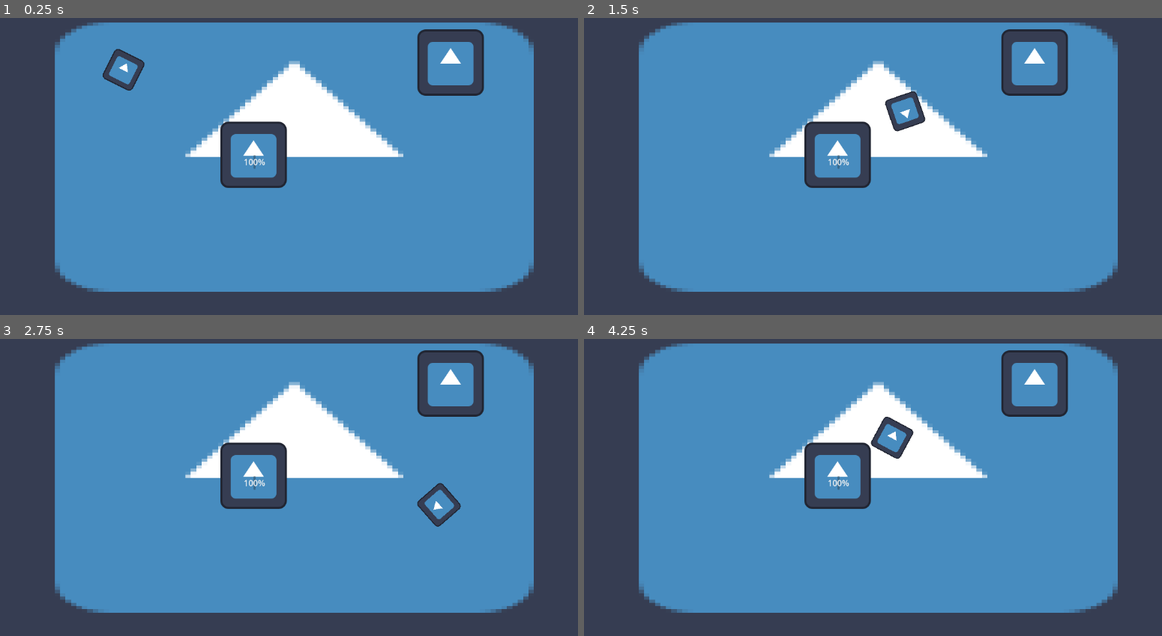
Above: before the commit, frames 1-4 (two rows, left to right).
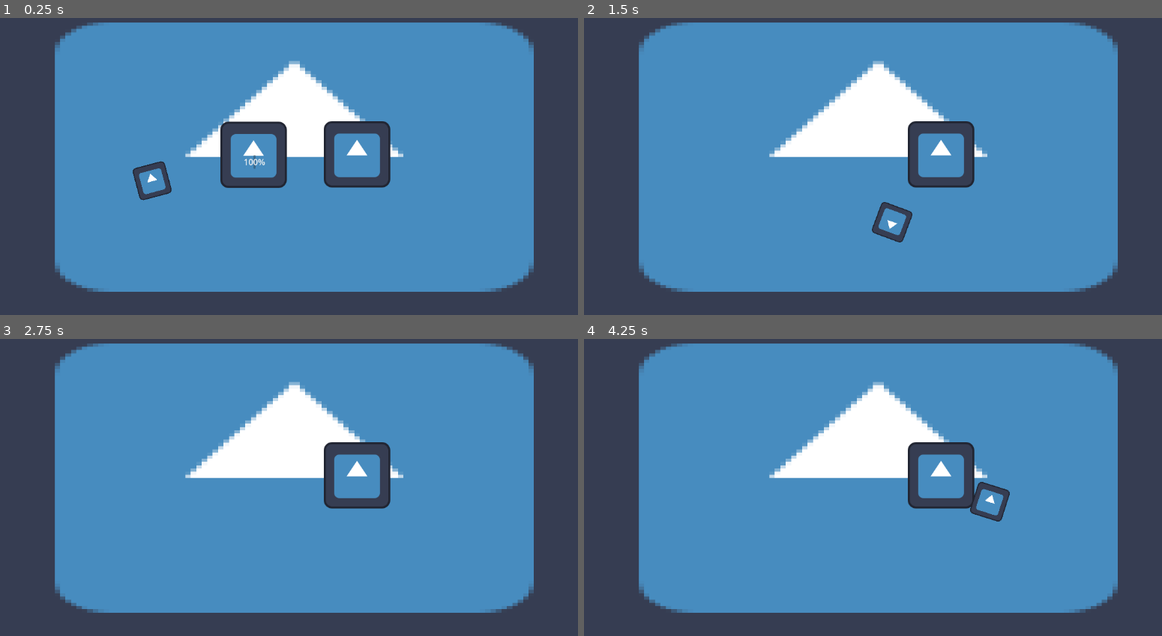
Above: after the commit, the same moments.

Repository: willsattanuparp/Raid-Panic
Game: Godot game, scene res://Scenes/test_level.tscn
Two runs of this game, one before a commit and one after it. Both use one fixed random seed, a clock stepped at 60 frames per second and the inputs below. The engine's default icon, where the game draws it, is replaced by a stand-in: a white triangle on a blue panel in a dark square.
Inputs (mouse positions are in pixels of both pictures, inside the frame that each line leads up to):
- Up to frame 1 (0.25 s): no input
- Up to frame 2 (1.5 s): tap Enter at 0.5 s; move the mouse to (994, 130) at 0.52 s; hold D (Right) 0.53-1.28 s; hold Shift (Dodge) 0.53-1.28 s; click (994, 130) at 0.8 s; move the mouse to (740, 163) at 1.27 s; hold S (Down) from 1.28 s (still down); click (740, 163) at 1.35 s
- Up to frame 3 (2.75 s): tap Shift (Dodge) at 1.55 s; move the mouse to (341, 395) at 2.02 s; release S (Down) at 2.03 s; hold D (Right) from 2.03 s (still down); hold Shift (Dodge) from 2.03 s (still down); click (341, 395) at 2.3 s
- Up to frame 4 (4.25 s): move the mouse to (832, 535) at 2.77 s; release D (Right) at 2.78 s; release Shift (Dodge) at 2.78 s; hold W (Up) 2.78-3.53 s; click (832, 535) at 2.85 s; tap Shift (Dodge) at 3.05 s; move the mouse to (1040, 517) at 3.52 s; hold A (Left) from 3.53 s (still down); hold Shift (Dodge) from 3.53 s (still down); click (1040, 517) at 3.8 s

The runs differ from the first frame. In frame 1, 4.3% of the frame differs, in the area x 17-84%, y 3-62%; in frame 2, 6.5%; in frame 3, 5.9%; in frame 4, 6.5%, in the area x 38-84%, y 3-62%.

Commit message:
implemented wall hanging/sliding mechanic and changed player hitbox to a circle

Diff:
--- a/raid-panic/Scenes/player.tscn
+++ b/raid-panic/Scenes/player.tscn
@@ -4,8 +4,8 @@
 [ext_resource type="Texture2D" uid="uid://dxbvsld3sfkc0" path="res://icon.svg" id="2_bm7vx"]
 [ext_resource type="PackedScene" uid="uid://ctmuygrl3apcm" path="res://Scenes/Weapons/knife.tscn" id="3_d8gpv"]
 
-[sub_resource type="RectangleShape2D" id="RectangleShape2D_o2owg"]
-size = Vector2(62, 62)
+[sub_resource type="CircleShape2D" id="CircleShape2D_xs6um"]
+radius = 31.0
 
 [node name="Player" type="CharacterBody2D" groups=["Player"]]
 collision_mask = 14
@@ -16,7 +16,7 @@
 texture = ExtResource("2_bm7vx")
 
 [node name="EntityHitbox" type="CollisionShape2D" parent="."]
-shape = SubResource("RectangleShape2D_o2owg")
+shape = SubResource("CircleShape2D_xs6um")
 
 [node name="Timers" type="Node" parent="."]
 
--- a/raid-panic/Scenes/test_level.tscn
+++ b/raid-panic/Scenes/test_level.tscn
@@ -1,9 +1,10 @@
-[gd_scene load_steps=5 format=3 uid="uid://bvrnyabtx35jj"]
+[gd_scene load_steps=6 format=4 uid="uid://bvrnyabtx35jj"]
 
 [ext_resource type="Texture2D" uid="uid://dxbvsld3sfkc0" path="res://icon.svg" id="1_4c7jm"]
 [ext_resource type="PackedScene" uid="uid://ca4bee8aroijk" path="res://Scenes/player.tscn" id="2_ohf4e"]
 [ext_resource type="PackedScene" uid="uid://bninn6i3qsydk" path="res://Scenes/Objects/object.tscn" id="3_vs14j"]
 [ext_resource type="PackedScene" uid="uid://1qnuetij5vs7" path="res://Scenes/Objects/table.tscn" id="4_j1eqs"]
+[ext_resource type="TileSet" uid="uid://brbowl1q48hp6" path="res://Scenes/Tileset/PlaceholderTileset.tres" id="5_msmyy"]
 
 [node name="TestLevel" type="Node2D"]
 
@@ -13,10 +14,14 @@
 texture = ExtResource("1_4c7jm")
 
 [node name="Object" parent="." instance=ExtResource("3_vs14j")]
-position = Vector2(907, 161)
+position = Vector2(727, 338)
 
 [node name="Table" parent="." instance=ExtResource("4_j1eqs")]
 position = Vector2(528, 339)
 
 [node name="Player" parent="." instance=ExtResource("2_ohf4e")]
-position = Vector2(278, 175)
+position = Vector2(333, 389)
+
+[node name="TileMapLayer" type="TileMapLayer" parent="." groups=["Wall"]]
+tile_map_data = PackedByteArray("AAAAAAAAAQAAAAcAAAABAAAAAQAAAAYAAAABAAEAAQAAAAYAAAACAAAAAQABAAcAAAACAAEAAQABAAgAAAAAAAEAAQAAAAgAAAA=")
+tile_set = ExtResource("5_msmyy")
--- a/raid-panic/Scripts/breakable_component.gd
+++ b/raid-panic/Scripts/breakable_component.gd
@@ -12,4 +12,11 @@
 	$HealthBar.value = health
 	print(health)
 	if health <= 0:
-		get_parent().queue_free()
+		destroy()
+
+func set_bar_position(pos):
+	$HealthBar.pos = pos
+
+#TODO: make this more animated
+func destroy():
+	get_parent().queue_free()
--- a/raid-panic/Scripts/player.gd
+++ b/raid-panic/Scripts/player.gd
@@ -5,9 +5,9 @@
 #var can_secondary: bool = true
 var can_dodge: bool = true
 var can_direction: bool = true
+var is_dodging = false
 var direction: Vector2 = Vector2.ZERO
 var last_direction: Vector2 = Vector2.RIGHT
-var dodge_speed_multiplier: float = 1.5
 var diagonal: Vector2 = Vector2.RIGHT
 var direction_timer: float = .1
 
@@ -17,6 +17,7 @@
 @export var speed: float = 400
 var initial_speed: float
 
+var dodge_speed = speed * 1.5
 
 var on_fire: bool = false
 
@@ -24,6 +25,8 @@
 var parkour_body: GameObject = null
 var distance_to_parkour = 0
 var direction_to_parkour = 0
+
+var is_hanging = false
 
 var color_modifiers: Dictionary = {
 	"Default":Color.WHITE,
@@ -58,7 +61,11 @@
 			last_direction = direction
 #	print(direction)
 	velocity = (direction * speed) # + knockback
-	move_and_slide()
+	if move_and_slide():
+		#if dodging into a wall enter hanging
+		if get_last_slide_collision().get_collider().is_in_group("Wall") and is_dodging:
+			print("entering hanging")
+			enter_hanging()
 	#knockback = lerp(knockback,Vector2.ZERO,0.1)
 	#Globals.player_pos = global_position
 
@@ -72,7 +79,8 @@
 		#can_secondary = false
 		#$Timers/SecondaryTimer.start()
 		##side_weapon.slash()
-
+	if is_hanging and Input.is_action_pressed("Hit"):
+		exit_hanging((get_global_mouse_position() - global_position).normalized())
 	if Input.is_action_pressed("Dodge") and can_dodge:
 		dodge()
 #
@@ -98,6 +106,24 @@
 		#body.knockback = (body.global_position - global_position).normalized() * side_weapon.item_push_rate
 
 
+func enter_hanging():
+	can_direction = false
+	is_dodging = false
+	set_collision_mask_value(3,true)
+	$Timers/DodgeTimer.stop()
+	$Timers/DodgeRecoverTimer.stop()
+	$Timers/ParkourTimer.stop()
+	is_hanging = true
+
+
+func exit_hanging(dir):
+	is_hanging = false
+	is_dodging = true
+	direction = dir
+	speed = dodge_speed
+	$Timers/DodgeTimer.start()
+
+
 func dodge():
 	can_dodge = false
 	can_direction = false
@@ -113,11 +139,13 @@
 		set_collision_mask_value(3,false)
 		$Timers/ParkourTimer.start()
 	else:
-		speed *= dodge_speed_multiplier
+		is_dodging = true
+		speed = dodge_speed
 		#can_throw = false
 		#can_secondary = false
 		if direction == Vector2.ZERO:
-			direction = last_direction
+			direction = (get_global_mouse_position() - global_position).normalized()
+			#direction = last_direction
 	#	add_to_group("Invulnerable")
 		#$AnimationPlayer.play("forward_roll")
 		$Timers/DodgeTimer.start()
@@ -134,8 +162,9 @@
 
 
 func _on_dodge_timer_timeout():
-	speed /= dodge_speed_multiplier
+	speed = initial_speed
 	can_direction = true
+	is_dodging = false
 	#set_collision_layer_value(1,true)
 	#set_collision_layer_value(10,false)
 	#set_collision_mask_value(4,true)
--- a/raid-panic/Scripts/weapon.gd
+++ b/raid-panic/Scripts/weapon.gd
@@ -15,9 +15,8 @@
 	i.breakable.deal_damage(dmg)
 
 
+
 func _on_weapon_area_body_entered(body: Node2D) -> void:
-	print(body)
-	print(body.get_groups())
 	if body.is_in_group("Breakable"):
 		to_break.append(body)
 		print(to_break)
